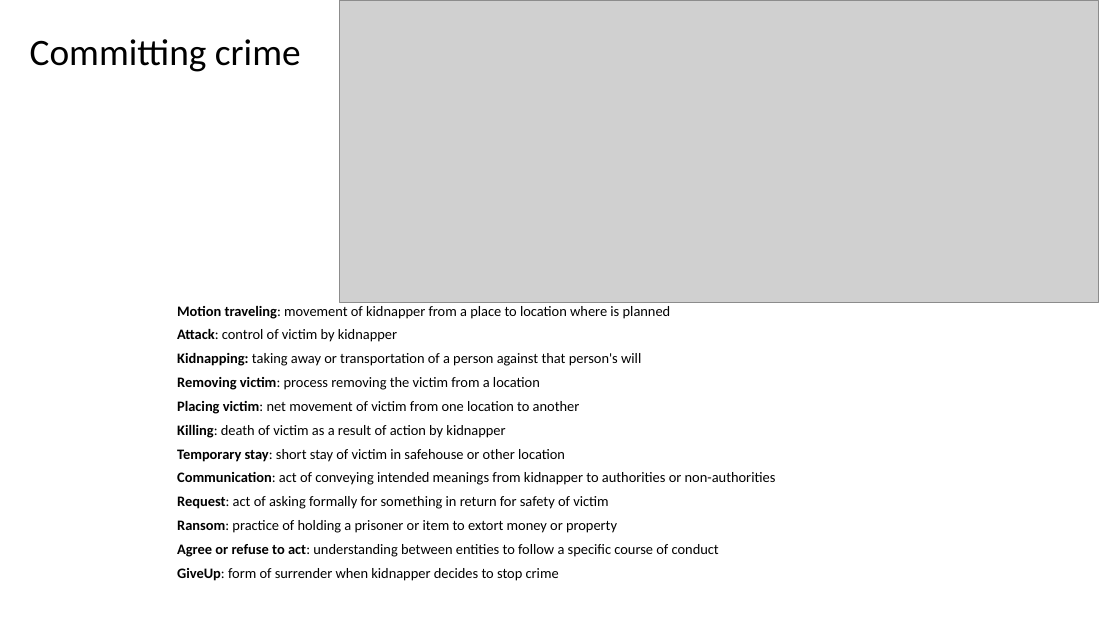
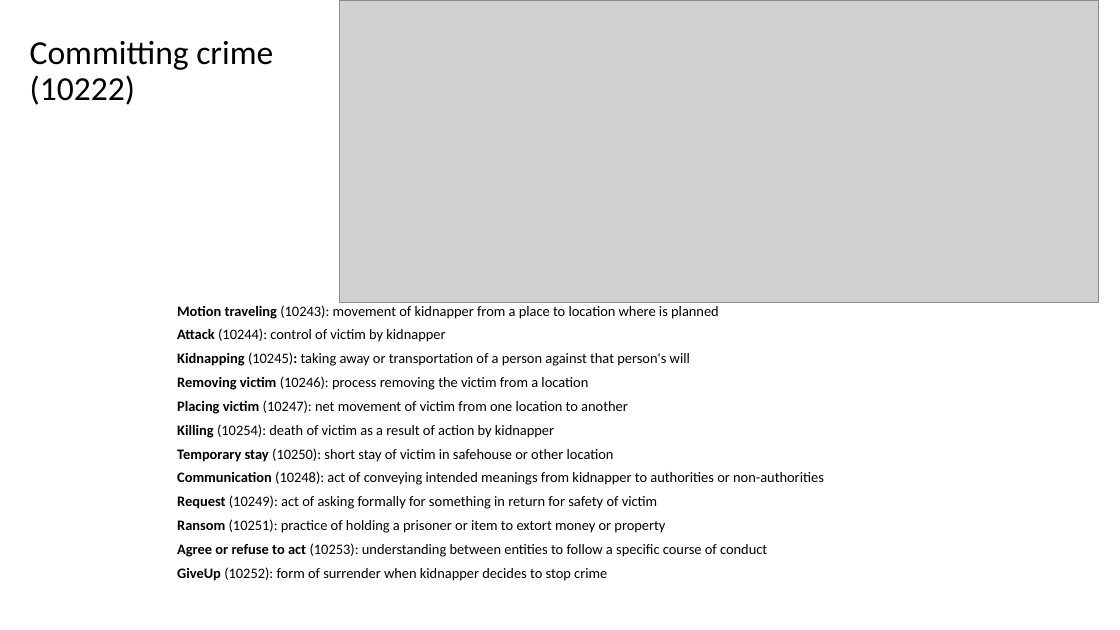
Before and after one commit to RESIN-KAIROS/schemalib, a slide deck: slide 6 of hrf/kidnapping.pptx. Drawn at 1120x630 pixels with LibreOffice and Linux fonts; fonts in the diff are those of the drawing; grey boxes stand for pictures. Boxes give left, top, right and bottom in pixels: in the first picture for what was removed or moved away, otherwise in the second. Text is boxed around its words. In the diff, an @@ line names an element or a change of style, - is before the commit and + after.

```diff
--- a/hrf/kidnapping.pptx
+++ b/hrf/kidnapping.pptx
@@ title at (x1=30, y1=40, x2=273, y2=105): text changed; size 32 to 28.8 pt @@
-Committing crime
+Committing crime (10222)
@@ text at (x1=177, y1=305, x2=824, y2=581): text changed @@
-Motion traveling: movement of kidnapper from a place to location where is planned
-Attack: control of victim by kidnapper
-Kidnapping: taking away or transportation of a person against that person's will
-Removing victim: process removing the victim from a location
-Placing victim: net movement of victim from one location to another
-Killing: death of victim as a result of action by kidnapper
-Temporary stay: short stay of victim in safehouse or other location
-Communication: act of conveying intended meanings from kidnapper to authorities or non-authorities
-Request: act of asking formally for something in return for safety of victim
-Ransom: practice of holding a prisoner or item to extort money or property
-Agree or refuse to act: understanding between entities to follow a specific course of conduct
-GiveUp: form of surrender when kidnapper decides to stop crime
+Motion traveling (10243): movement of kidnapper from a place to location where is planned
+Attack (10244): control of victim by kidnapper
+Kidnapping (10245): taking away or transportation of a person against that person's will
+Removing victim (10246): process removing the victim from a location
+Placing victim (10247): net movement of victim from one location to another
+Killing (10254): death of victim as a result of action by kidnapper
+Temporary stay (10250): short stay of victim in safehouse or other location
+Communication (10248): act of conveying intended meanings from kidnapper to authorities or non-authorities
+Request (10249): act of asking formally for something in return for safety of victim
+Ransom (10251): practice of holding a prisoner or item to extort money or property
+Agree or refuse to act (10253): understanding between entities to follow a specific course of conduct
+GiveUp (10252): form of surrender when kidnapper decides to stop crime
```
Also in this commit, not shown: 6 other slides changed, 1 other file.
